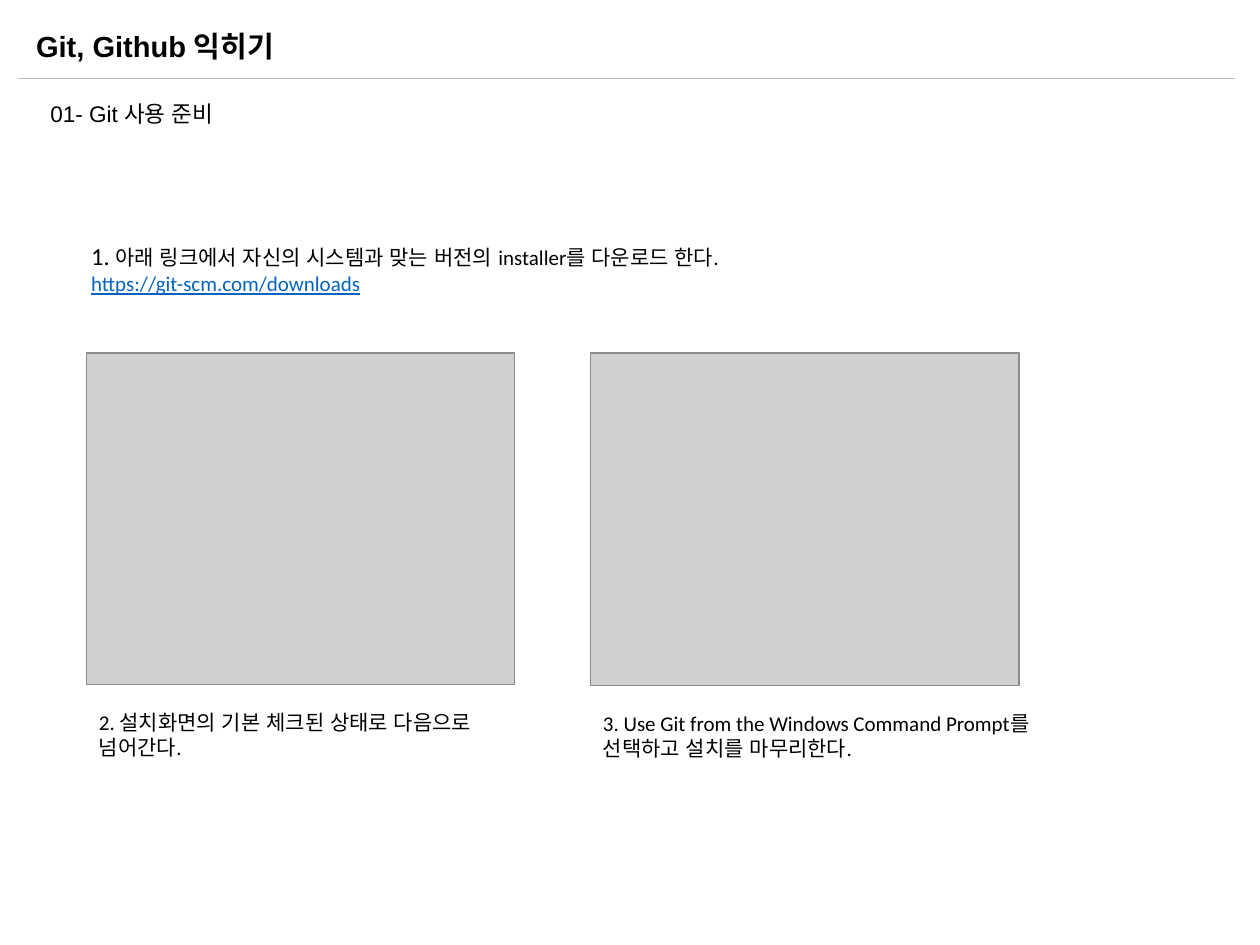
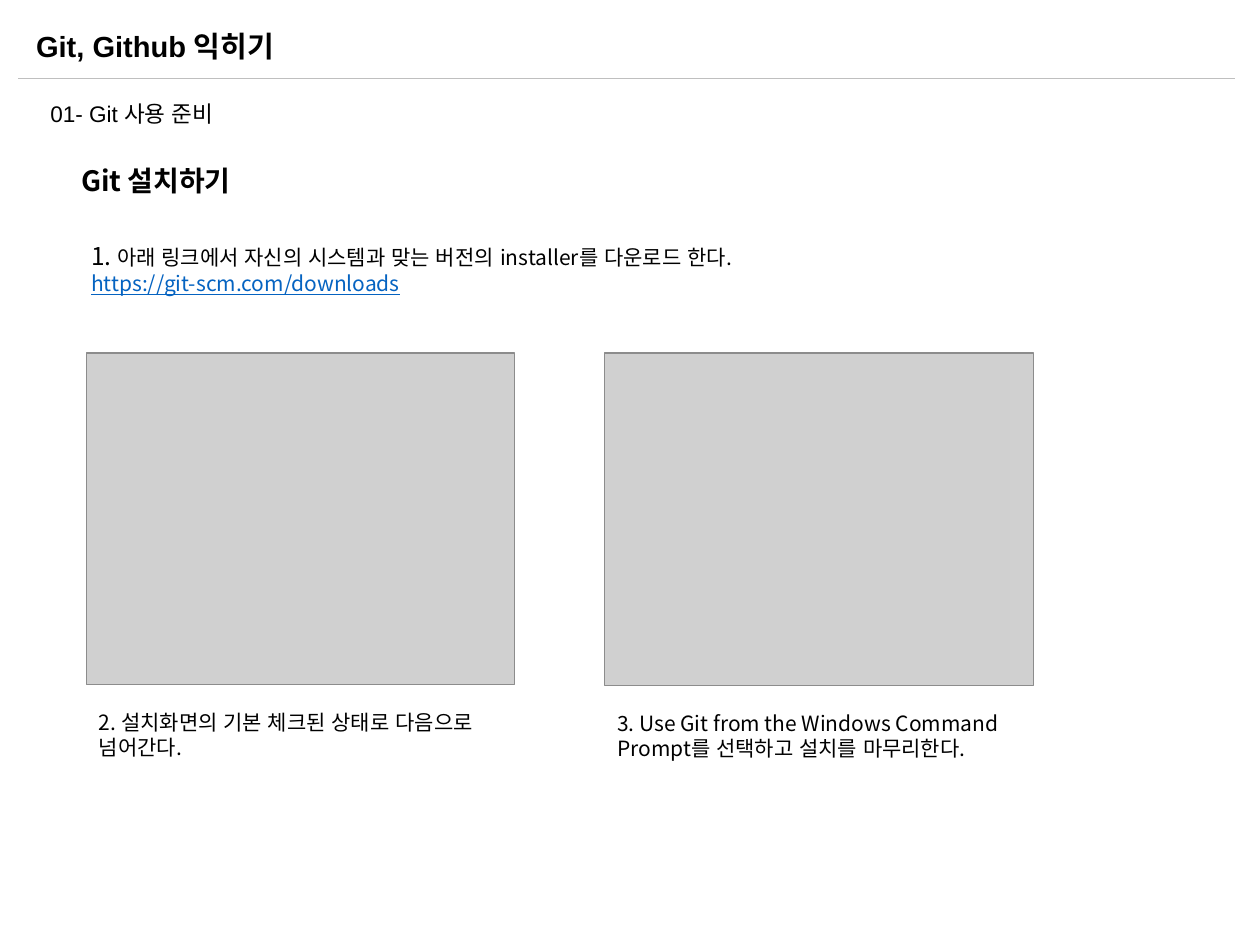
Before and after one commit to sabin21/NodeJS_Workflow_Study, a slide deck: slide 11 of CH00_Git_Github.pptx (slide 8 before the commit). Drawn at 1260x945 pixels with LibreOffice and Linux fonts; fonts in the diff are those of the drawing; grey boxes stand for pictures. Boxes give left, top, right and bottom in pixels: in the first picture for what was removed or moved away, otherwise in the second. Text is boxed around its words. In the diff, an @@ line names an element or a change of style, - is before the commit and + after.

```diff
--- a/CH00_Git_Github.pptx
+++ b/CH00_Git_Github.pptx
@@ text added at [81,167,231,194], 16 pt, text #000000, bold @@
+Git 설치하기
@@ picture: place and size @@
-picture at [591,353,1019,685]
+picture at [605,353,1033,685]
@@ font Calibri to Noto Sans CJK KR in 3 elements at [91,247,732,296], [99,712,472,757], [617,714,999,761] @@
@@ text "3. Use Git from the ...": place and size @@
-text "3. Use Git from the ..." at [603,714,1030,758]
+text "3. Use Git from the ..." at [617,714,999,761]
```
Also in this commit, not shown: 14 other slides changed, 6 slides added, 1 other file.
